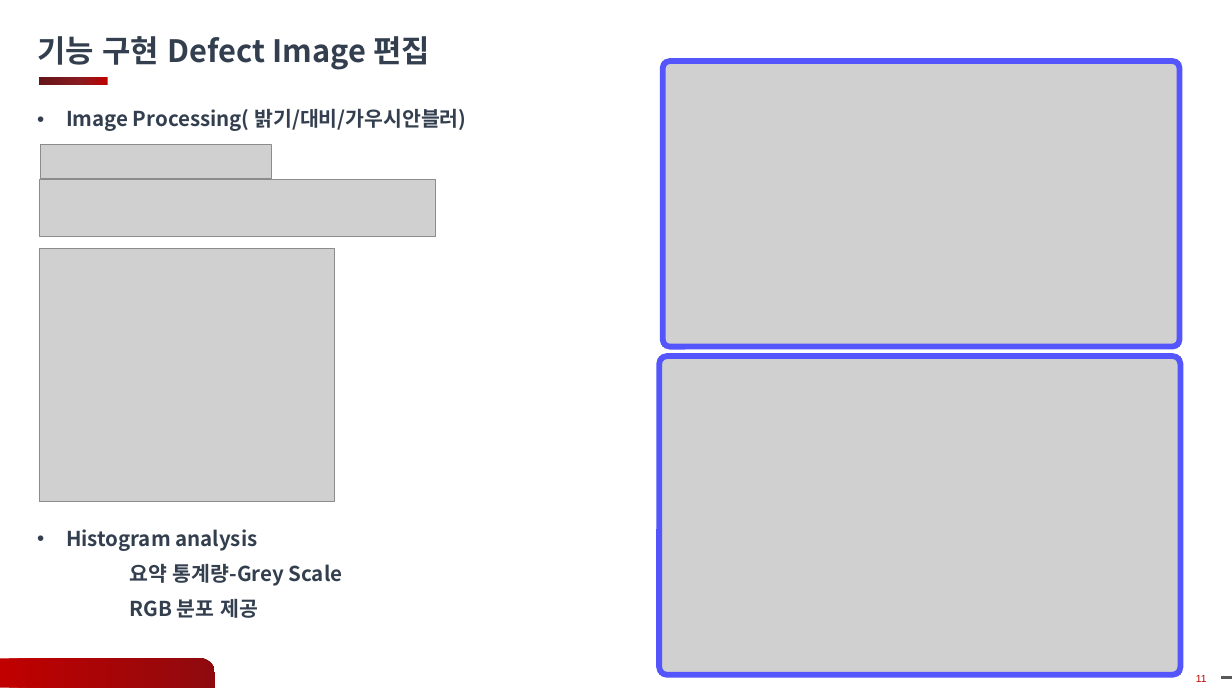
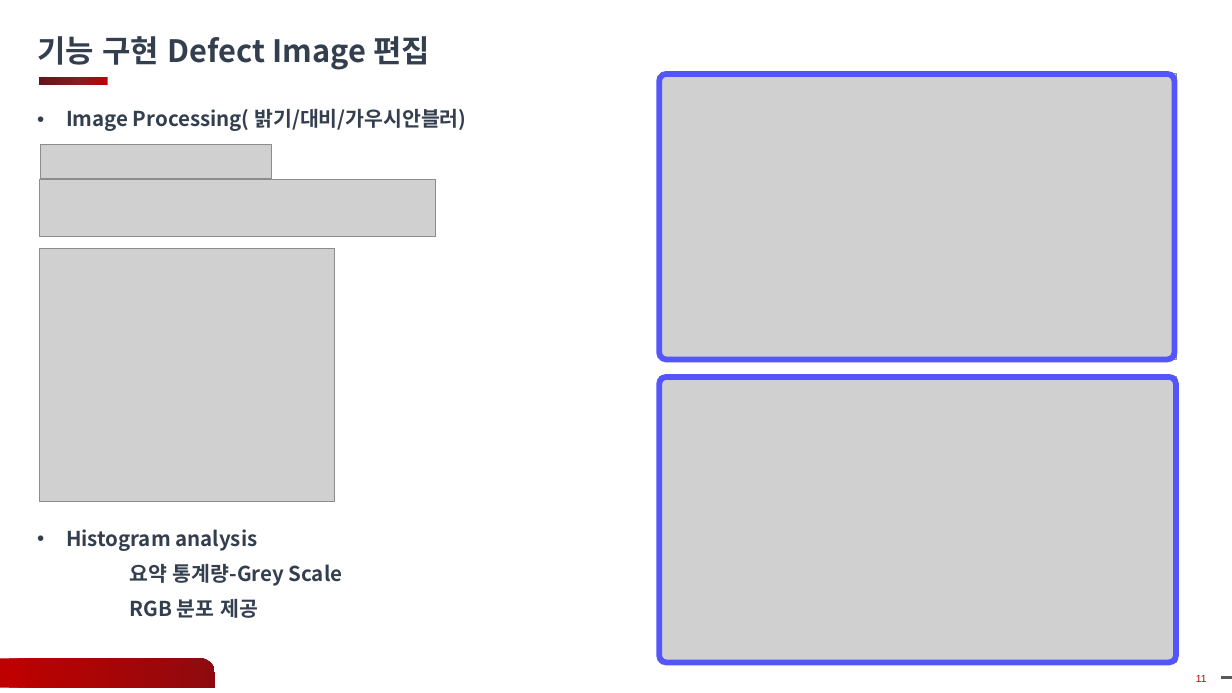
Before and after one commit to gyoon88/KlarfViewer, a slide deck: slide 11 of Docs/12주차_과제_발표_안광윤.pptx. Drawn at 1232x693 pixels with LibreOffice and Linux fonts; fonts in the diff are those of the drawing; grey boxes stand for pictures; background and template pictures are left out. Boxes give left, top, right and bottom in pixels: in the first picture for what was removed or moved away, otherwise in the second. Text is boxed around its words. In the diff, an @@ line names an element or a change of style, - is before the commit and + after.

Commit message:
Edit Image Save button v0.4.0

```diff
--- a/Docs/12주차_과제_발표_안광윤.pptx
+++ b/Docs/12주차_과제_발표_안광윤.pptx
@@ rounded rectangle: place and size @@
-rounded rectangle at box(663, 61, 1179, 347)
+rounded rectangle at box(659, 74, 1175, 360)
@@ picture: place and size @@
-picture at box(663, 61, 1179, 347)
+picture at box(661, 74, 1177, 360)
@@ picture: place and size @@
-picture at box(659, 356, 1180, 675)
+picture at box(659, 377, 1176, 663)
@@ rounded rectangle: place and size @@
-rounded rectangle at box(659, 356, 1180, 675)
+rounded rectangle at box(659, 377, 1176, 663)
```
Also in this commit, not shown: 1 slide added.
